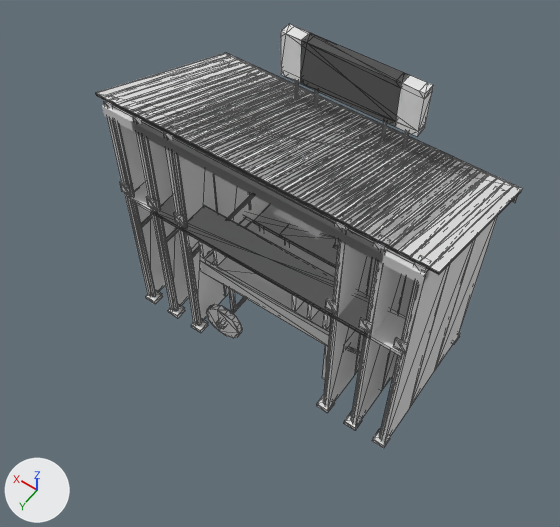
Renders of the glTF model assets/eclipse/kit/pasaje_stalls.glb from each side of a commit.
One viewpoint serves both versions: a camera (50 mm lens) standing at (-2.39, 2.96, 6.49) and looking at (-0.08, -0.27, 1.41). The axes (+X, +Y, +Z) are drawn at lower left. The lights are the same throughout. The picture after the commit comes second. Mesh edges are drawn as thin lines on the coarser meshes.

The first picture shows 'awning_canvas_22', 'awning_canvas_28', 'awning_tin_16', 'awning_tin_22', 'awning_tin_28', 'barrow', 'booth_16', 'booth_22', 'booth_28', 'lean_to_28', 'neon_box_13', 'neon_box_9' and 13 more.
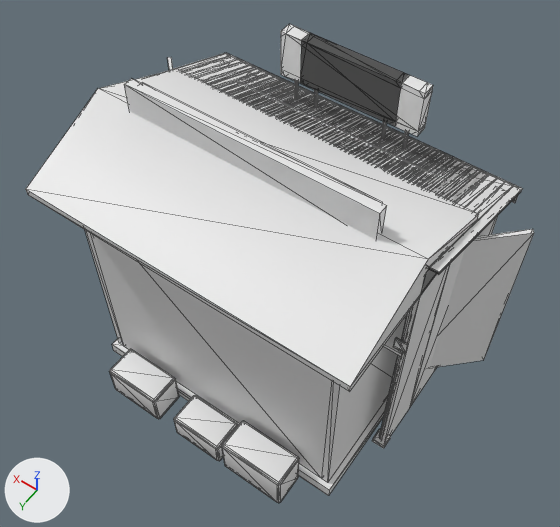
The change, as JSON lines over the scene's bpy script:
```json
{"op": "add", "block": "me_kiosk", "code": ["me_kiosk = bpy.data.meshes.new('kiosk')", "me_kiosk.from_pydata(...)  # 362 vertices, 644 faces; spans x -1.76..1.76, y -1.19..0.96, z 0.0..2.95", "# faces by material slot: [60, 108, 12, 60, 28, 40, 12, 324]", "me_kiosk.materials.append(mat_iron)  # white #e7e7e7", "me_kiosk.materials.append(mat_paint_blue)  # white #e7e7e7", "me_kiosk.materials.append(mat_wood)  # white #e7e7e7", "me_kiosk.materials.append(mat_sign)  # white #e7e7e7", "me_kiosk.materials.append(mat_tin)  # white #e7e7e7", "me_kiosk.materials.append(mat_steel)  # white #e7e7e7", "me_kiosk.materials.append(mat_enamel)  # white #e7e7e7", "me_kiosk.materials.append(mat_cloth)  # white #e7e7e7"]}
{"op": "add", "block": "ob_kiosk", "code": ["ob_kiosk = bpy.data.objects.new('kiosk', me_kiosk)", "ob_kiosk.location = (0.0, 0.0, 0.0)"]}
```

Location of each change, (x1, y1, x2, y2) in pixels of the pictures (560 x 527 px):
```json
{"object": "kiosk", "change": "added", "after": [26, 57, 534, 503], "faces in mat_tin (white #e7e7e7)": [26, 69, 479, 391], "faces in mat_paint_blue (white #e7e7e7)": [85, 57, 534, 483], "faces in mat_enamel (white #e7e7e7)": [124, 79, 387, 239], "faces in mat_cloth (white #e7e7e7)": [110, 349, 299, 503], "faces in mat_iron (white #e7e7e7)": [112, 339, 388, 496]}
{"object": "awning_tin_28", "change": "unchanged, covered by the edit", "before": [96, 53, 519, 275], "after": [161, 53, 519, 275]}
{"object": "booth_28", "change": "unchanged, covered by the edit", "before": [104, 104, 498, 443], "after": [381, 215, 498, 443]}
{"object": "booth_22", "change": "unchanged, covered by the edit", "before": [133, 118, 415, 426]}
{"object": "booth_16", "change": "unchanged, covered by the edit", "before": [163, 134, 376, 408]}
```
